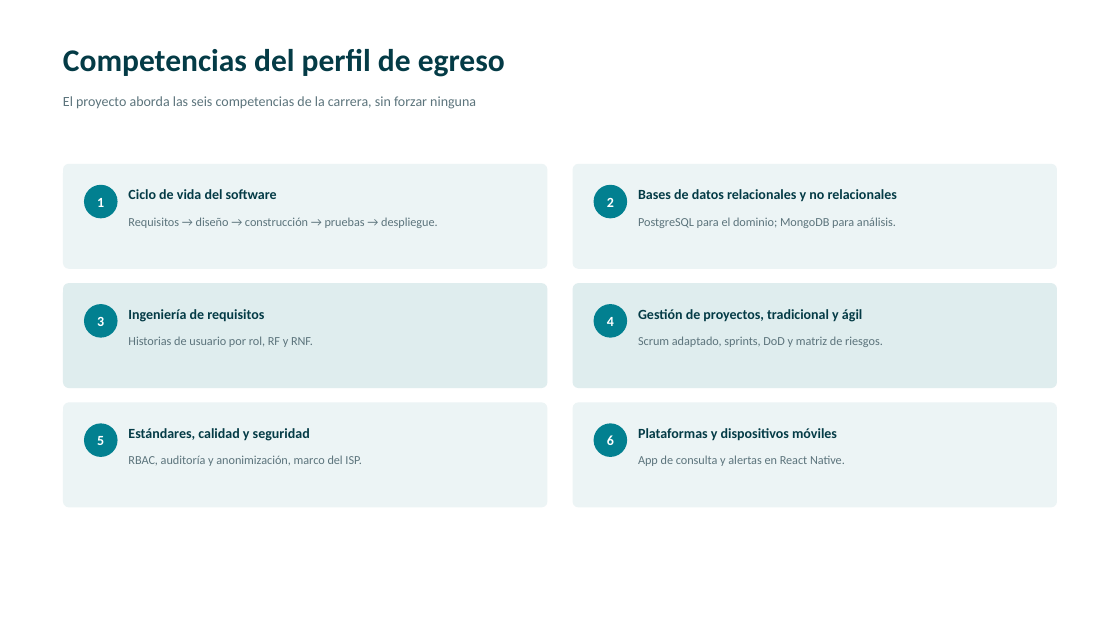
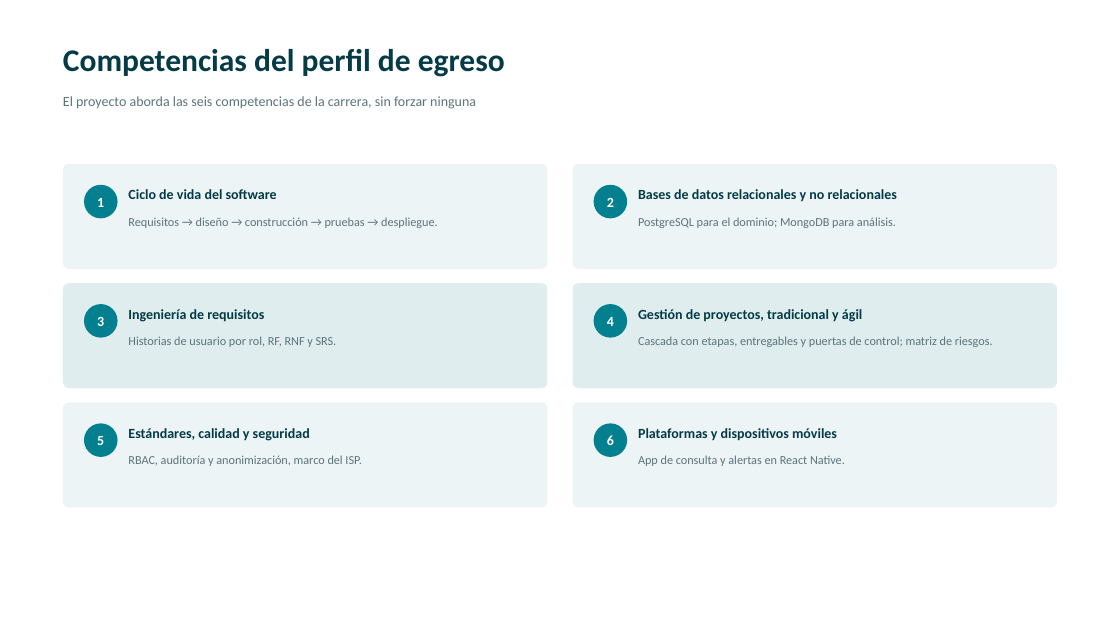
Before and after one commit to johao21/Capstone, a slide deck: slide 8 of Fase 1/Presentacion_SIRFA.pptx. Drawn at 1120x630 pixels with LibreOffice and Linux fonts; fonts in the diff are those of the drawing. Boxes give left, top, right and bottom in pixels: in the first picture for what was removed or moved away, otherwise in the second. Text is boxed around its words. In the diff, an @@ line names an element or a change of style, - is before the commit and + after.

```diff
--- a/Fase 1/Presentacion_SIRFA.pptx
+++ b/Fase 1/Presentacion_SIRFA.pptx
@@ text at [128, 336, 337, 347]: text changed @@
-Historias de usuario por rol, RF y RNF.
+Historias de usuario por rol, RF, RNF y SRS.
@@ text at [638, 336, 993, 347]: text changed @@
-Scrum adaptado, sprints, DoD y matriz de riesgos.
+Cascada con etapas, entregables y puertas de control; matriz de riesgos.
```
Also in this commit, not shown: 2 other slides changed, 7 other files.
